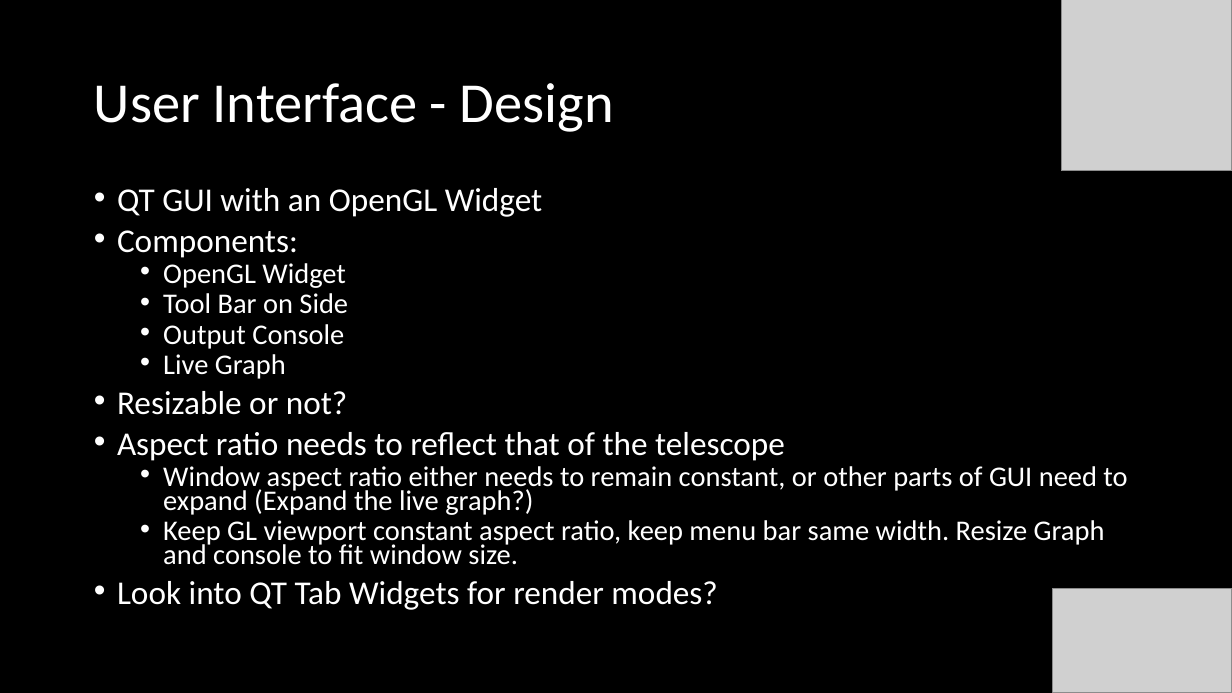
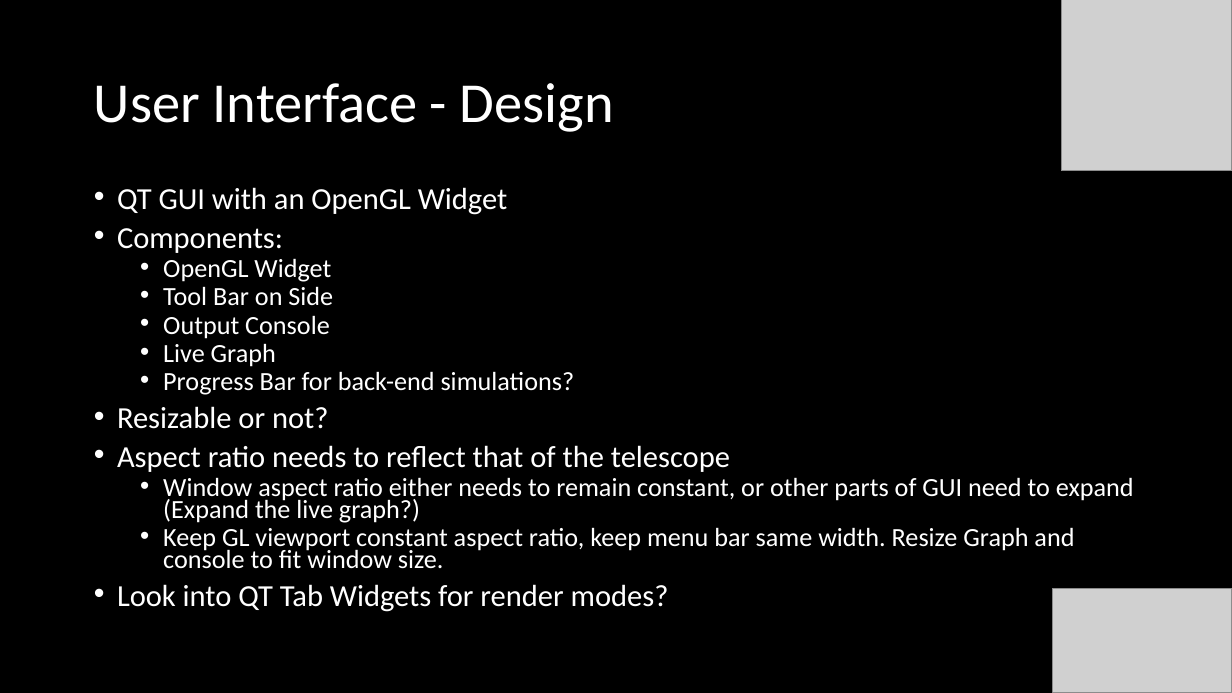
Before and after one commit to henry-valentine/COMPASS, a slide deck: slide 14 of documentation/COMPASS Project Status Document.pptx (slide 12 before the commit). Drawn at 1232x693 pixels with LibreOffice and Linux fonts; fonts in the diff are those of the drawing; grey boxes stand for pictures. Boxes give left, top, right and bottom in pixels: in the first picture for what was removed or moved away, otherwise in the second. Text is boxed around its words. In the diff, an @@ line names an element or a change of style, - is before the commit and + after.

```diff
--- a/documentation/COMPASS Project Status Document.pptx
+++ b/documentation/COMPASS Project Status Document.pptx
@@ text at (117,187,1134,612): size 25.9 to 23.8 pt in "QT GUI with an OpenGL Widget", "Components:", "Resizable or not?", "Aspect ratio needs to reflect that of ..." and 1 more places; size 22.2 to 20.4 pt in "OpenGL Widget", "Tool Bar on Side", "Output Console", "Live Graph" and 2 more places @@
@@ text at (163,371,575,395): paragraph added @@
+  • Progress Bar for back-end simulations?
```
Also in this commit, not shown: 6 other slides changed, 2 slides added, 7 other files.
